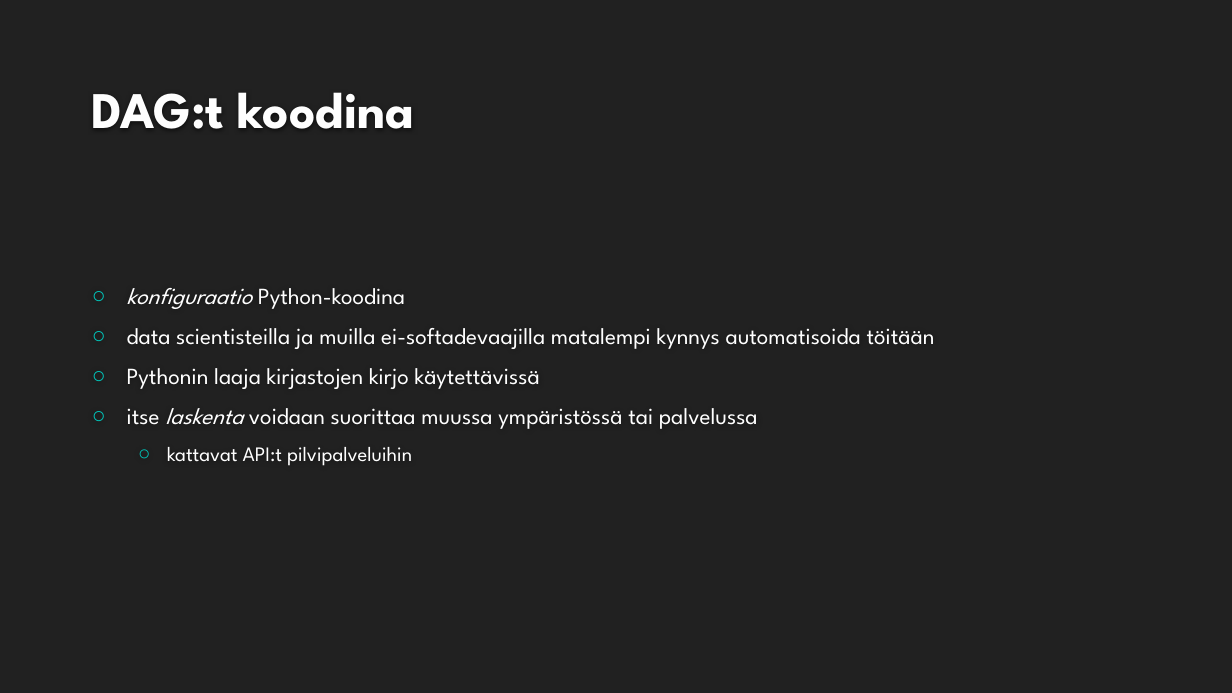
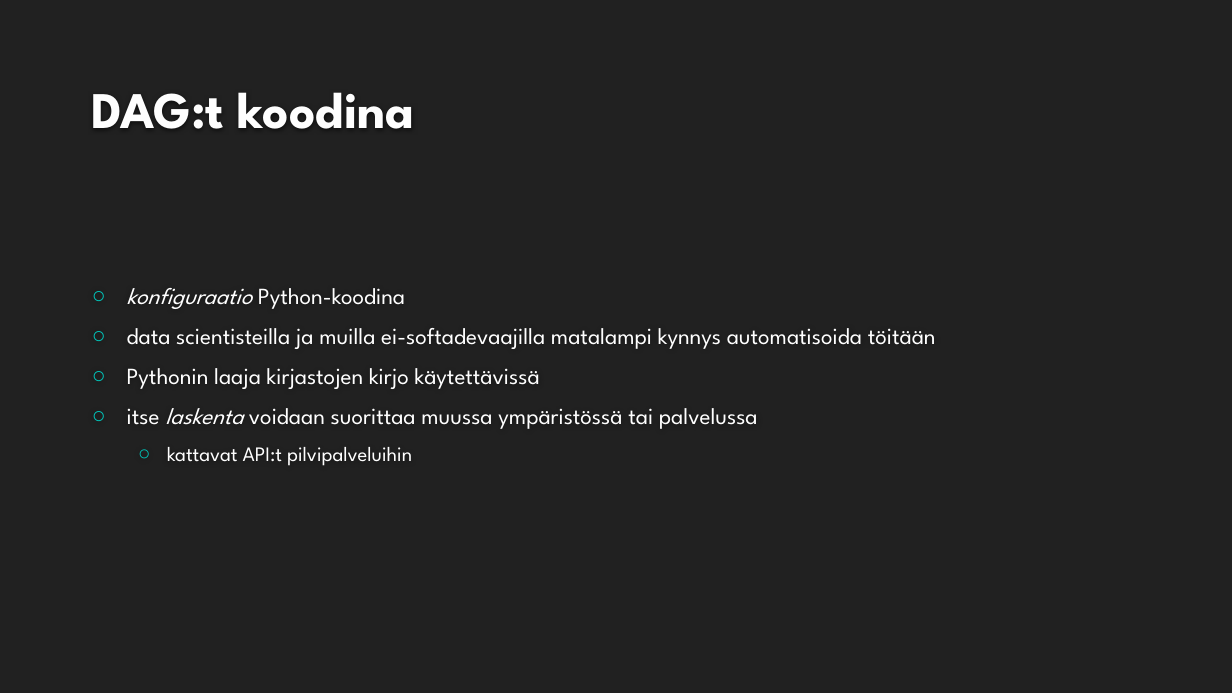
Before and after one commit to mremes/airflow-koulutus, a slide deck: slide 14 of presentation/Airflow_koulutus.pptx (slide 12 before the commit). Drawn at 1232x693 pixels with LibreOffice and Linux fonts; fonts in the diff are those of the drawing; background and template pictures are left out. Boxes give left, top, right and bottom in pixels: in the first picture for what was removed or moved away, otherwise in the second. Text is boxed around its words. In the diff, an @@ line names an element or a change of style, - is before the commit and + after.

```diff
--- a/presentation/Airflow_koulutus.pptx
+++ b/presentation/Airflow_koulutus.pptx
@@ text at (127,328,936,349): text changed @@
-○ data scientisteilla ja muilla ei-softadevaajilla matalempi kynnys automatisoida töitään
+○ data scientisteilla ja muilla ei-softadevaajilla matalampi kynnys automatisoida töitään
```
Also in this commit, not shown: 6 other slides changed, 5 slides added.
